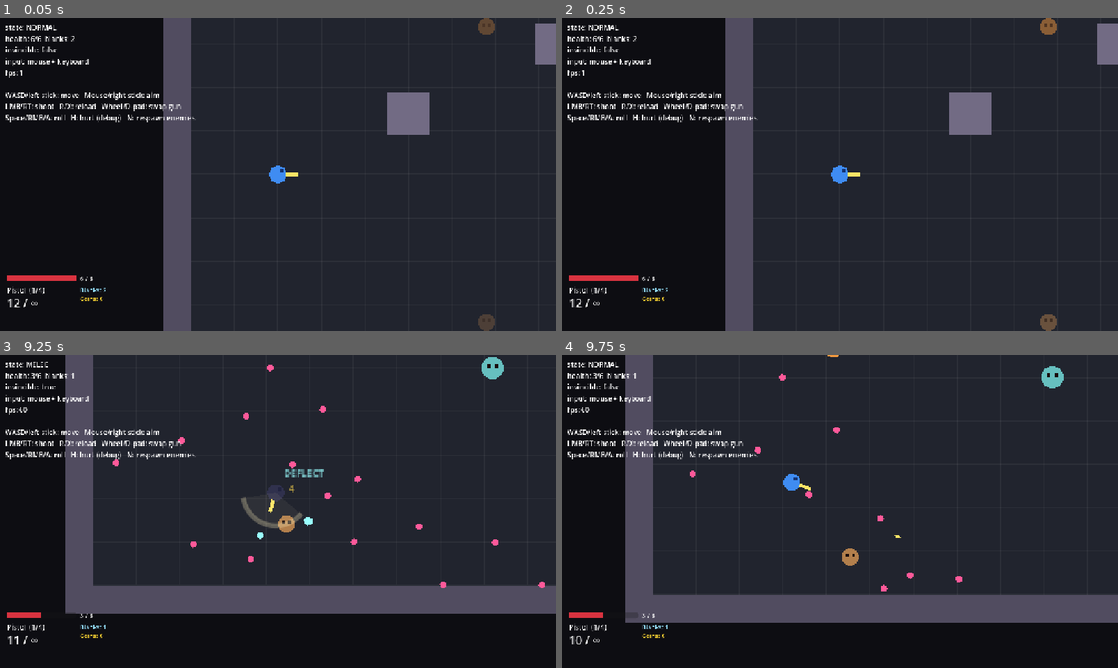
Above: before the commit, frames 1-4 (two rows, left to right).
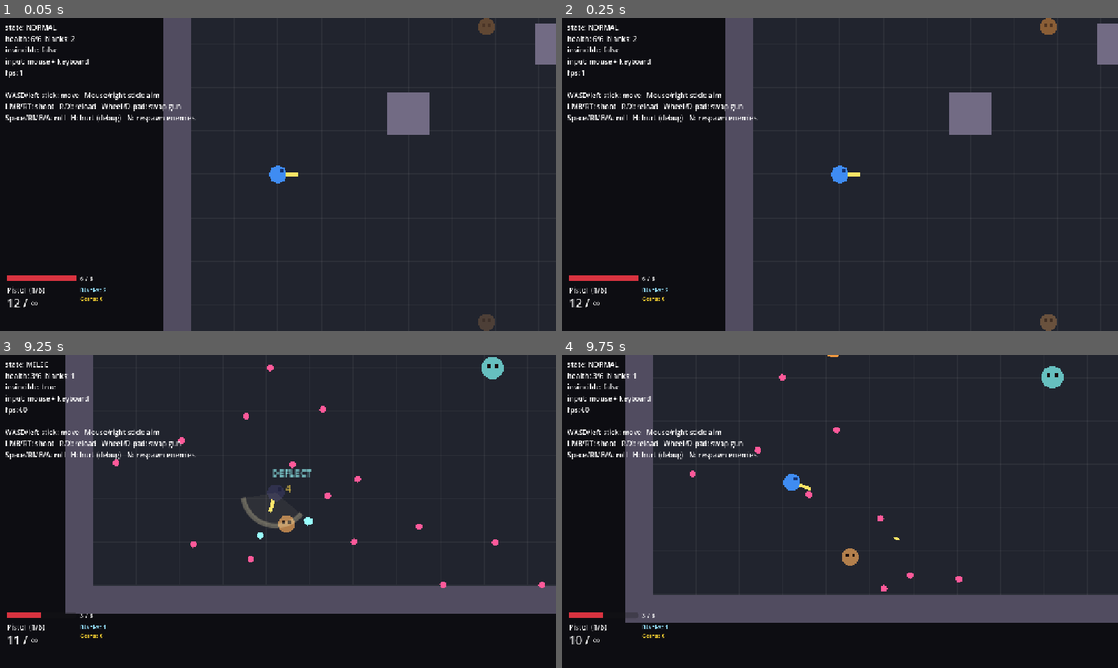
Above: after the commit, the same moments.

Repository: SalemRose/Gungeon-Massive-Ripoff-Edition
Game: Godot game, scene res://levels/test_room/test_room.tscn
Two runs of this game, one before a commit and one after it. Both use one fixed random seed, a clock stepped at 60 frames per second and the inputs below. This scene is started directly instead of the project's main scene.
Inputs (mouse positions are in pixels of both pictures, inside the frame that each line leads up to):
- Up to frame 1 (0.05 s): no input
- Up to frame 2 (0.25 s): no input
- Up to frame 3 (9.25 s): move the mouse to (400, 495) at 0.52 s; press the mouse at (400, 495) at 0.53 s; hold D (move_right) 0.53-1.28 s; tap F (melee) at 0.6, 3.05, 5.85, 9.05 s; move the mouse to (166, 527) at 1.27 s; release the mouse at (166, 527) at 1.28 s; hold S (move_down) 1.28-2.03 s; click (166, 527) at 1.35 s; tap H at 1.55, 2.1, 4.55, 7.55, 8.85 s; move the mouse to (333, 442) at 2.02 s; hold D (move_right) 2.03-2.78 s; tap K at 2.3, 2.85, 5.3, 8.3 s; move the mouse to (250, 574) at 2.77 s; hold W (move_up) 2.78-3.53 s; click (250, 574) at 2.92 s; move the mouse to (444, 558) at 3.52 s; press the mouse at (444, 558) at 3.53 s; hold A (move_left) 3.53-5.03 s; tap Q (blank) at 3.6 s; tap Escape (pause) at 4.15 s; move the mouse to (111, 464) at 4.27 s; release the mouse at (111, 464) at 4.28 s; tap Space (dodge) at 4.35 s; tap R (reload) at 4.9 s; move the mouse to (305, 511) at 5.02 s; hold S (move_down) 5.03-5.78 s; tap E (interact) at 5.1 s; click (305, 511) at 5.17 s; move the mouse to (194, 433) at 5.77 s; hold D (move_right) 5.78-6.53 s; move the mouse to (400, 495) at 6.52 s; press the mouse at (400, 495) at 6.53 s; hold W (move_up) 6.53-7.28 s; move the mouse to (166, 527) at 7.27 s; release the mouse at (166, 527) at 7.28 s; hold D (move_right) 7.28-8.03 s; tap Mouse wheel down (weapon_next) at 7.35 s; click (166, 527) at 7.42 s; move the mouse to (333, 442) at 8.02 s; hold S (move_down) 8.03-8.78 s; hold Mouse wheel up (weapon_prev) 8.03-8.78 s; move the mouse to (250, 574) at 8.77 s; hold A (move_left) from 8.78 s (still down)
- Up to frame 4 (9.75 s): move the mouse to (1006, 558) at 9.52 s; release A (move_left) at 9.53 s; press the mouse at (1006, 558) at 9.53 s; hold W (move_up) from 9.53 s (still down); tap K at 9.6 s

The runs differ from the first frame. In frame 1, less than 0.1% of the frame differs, in the area x 7-8%, y 86-88%; in frame 2, less than 0.1%; in frame 3, 0.2%, in the area x 7-59%, y 36-88%; in frame 4, less than 0.1%.

Commit message:
Step 10a: homing gun (Seeker) and burst gun (Burst Rifle)
Co-Authored-By: Claude Sonnet 5.5 <noreply@anthropic.com>
Claude-Session: https://claude.ai/code/session_01EKLoHM38k4sTvWqdQMzUWo

Diff:
--- a/entities/enemies/enemy.gd
+++ b/entities/enemies/enemy.gd
@@ -158,6 +158,11 @@
 	return true
 
 
+## True while the enemy can be hurt (awake and not dying). Homing bullets use it.
+func can_be_targeted() -> bool:
+	return state == State.IDLE or state == State.WINDUP or state == State.ATTACKING
+
+
 func is_alive() -> bool:
 	return state != State.DEAD
 
--- a/entities/player/player.tscn
+++ b/entities/player/player.tscn
@@ -7,6 +7,8 @@
 [ext_resource type="Resource" path="res://weapons/data/smg.tres" id="5_smg"]
 [ext_resource type="Resource" path="res://weapons/data/shotgun.tres" id="6_shotgun"]
 [ext_resource type="Resource" path="res://weapons/data/ricochet.tres" id="7_ricochet"]
+[ext_resource type="Resource" path="res://weapons/data/seeker.tres" id="8_seeker"]
+[ext_resource type="Resource" path="res://weapons/data/burst_rifle.tres" id="9_burst"]
 
 [sub_resource type="CircleShape2D" id="CircleShape2D_body"]
 radius = 8.0
@@ -46,7 +48,7 @@
 
 [node name="WeaponManager" type="Node" parent="."]
 script = ExtResource("2_wm")
-starting_weapons = Array[ExtResource("3_wd")]([ExtResource("4_pistol"), ExtResource("5_smg"), ExtResource("6_shotgun"), ExtResource("7_ricochet")])
+starting_weapons = Array[ExtResource("3_wd")]([ExtResource("4_pistol"), ExtResource("5_smg"), ExtResource("6_shotgun"), ExtResource("7_ricochet"), ExtResource("8_seeker"), ExtResource("9_burst")])
 
 [node name="Camera2D" type="Camera2D" parent="."]
 zoom = Vector2(2, 2)
--- a/entities/projectiles/bullet.gd
+++ b/entities/projectiles/bullet.gd
@@ -28,6 +28,10 @@
 ## Physics layers this bullet collides with. Default: world (1) + enemies (4).
 @export_flags_2d_physics var hit_mask: int = 5
 @export var color: Color = Color(1.0, 0.9, 0.4)
+## HOMING (player bullets): turn speed toward the nearest enemy in degrees per
+## second, and how far away it can see one. 0 = flies straight.
+@export var homing_turn_rate: float = 0.0
+@export var homing_range: float = 240.0
 
 ## Physics layer bit for walls and other solid level geometry.
 const WORLD_MASK := 1
@@ -39,6 +43,12 @@
 var direction: Vector2 = Vector2.RIGHT
 
 var _age: float = 0.0
+## Typed as Node2D (not Enemy) on purpose: Enemy already refers to Bullet, and two
+## scripts naming each other's class make Godot fail to load them.
+var _homing_target: Node2D
+var _retarget_left: float = 0.0
+## How often a homing bullet looks for a (new) target.
+const HOMING_RETARGET_TIME := 0.12
 ## Things already hit/passed through: the ray ignores them from then on, so a
 ## bullet can't hit the same enemy twice or get stuck inside a rolling player.
 var _ignored: Array[RID] = []
@@ -68,6 +78,7 @@
 	speed *= speed_multiplier
 	bounces = 0
 	pierce = 0
+	homing_turn_rate = 0.0
 	_age = 0.0
 	_ignored.clear()
 	color = new_color
@@ -96,6 +107,9 @@
 		queue_free()
 		return
 
+	if homing_turn_rate > 0.0:
+		_steer_homing(delta)
+
 	var from := global_position
 	var to := from + direction * speed * delta
 	var query := PhysicsRayQueryParameters2D.create(from, to, hit_mask, _ignored)
@@ -105,6 +119,46 @@
 		global_position = to
 	else:
 		_handle_hit(hit)
+
+
+## Turns the bullet toward the nearest reachable enemy (never faster than
+## homing_turn_rate, so a fast turn-around is impossible: it curves).
+func _steer_homing(delta: float) -> void:
+	_retarget_left -= delta
+	if not _can_home_on(_homing_target) or _retarget_left <= 0.0:
+		_retarget_left = HOMING_RETARGET_TIME
+		_homing_target = _find_homing_target()
+	if _homing_target == null:
+		return
+	var wanted := (_homing_target.global_position - global_position).angle()
+	var step := deg_to_rad(homing_turn_rate) * delta
+	var turn := clampf(angle_difference(direction.angle(), wanted), -step, step)
+	direction = direction.rotated(turn)
+	rotation = direction.angle()
+
+
+## The closest living enemy within range with no wall in between, or null.
+func _find_homing_target() -> Node2D:
+	var best: Node2D = null
+	var best_distance := homing_range
+	var space := get_world_2d().direct_space_state
+	for node in get_tree().get_nodes_in_group("enemies"):
+		var enemy := node as Node2D
+		if not _can_home_on(enemy):
+			continue
+		var distance := global_position.distance_to(enemy.global_position)
+		if distance >= best_distance:
+			continue
+		var query := PhysicsRayQueryParameters2D.create(global_position, enemy.global_position, WORLD_MASK)
+		if space.intersect_ray(query).is_empty():
+			best = enemy
+			best_distance = distance
+	return best
+
+
+## Only enemies that can actually be hurt right now are worth chasing.
+func _can_home_on(enemy: Node2D) -> bool:
+	return is_instance_valid(enemy) and enemy.has_method("can_be_targeted") and enemy.can_be_targeted()
 
 
 func _handle_hit(hit: Dictionary) -> void:
--- /dev/null
+++ b/weapons/data/burst_rifle.tres
@@ -0,0 +1,23 @@
+[gd_resource type="Resource" script_class="WeaponData" load_steps=2 format=3]
+
+[ext_resource type="Script" path="res://weapons/weapon_data.gd" id="1_wd"]
+
+[resource]
+script = ExtResource("1_wd")
+display_name = "Burst Rifle"
+color = Color(1, 0.55, 0.3, 1)
+fire_mode = 2
+fire_rate = 2.2
+burst_count = 3
+burst_interval = 0.06
+projectiles_per_shot = 1
+inaccuracy_degrees = 1.5
+damage = 6.0
+bullet_speed = 540.0
+bullet_lifetime = 1.3
+magazine_size = 15
+infinite_ammo = false
+max_reserve_ammo = 135
+starting_reserve_ammo = 75
+reload_time = 1.4
+screen_shake = 1.2
--- /dev/null
+++ b/weapons/data/seeker.tres
@@ -0,0 +1,23 @@
+[gd_resource type="Resource" script_class="WeaponData" load_steps=2 format=3]
+
+[ext_resource type="Script" path="res://weapons/weapon_data.gd" id="1_wd"]
+
+[resource]
+script = ExtResource("1_wd")
+display_name = "Seeker"
+color = Color(0.85, 0.5, 1, 1)
+fire_mode = 0
+fire_rate = 4.0
+projectiles_per_shot = 1
+inaccuracy_degrees = 6.0
+damage = 4.0
+bullet_speed = 300.0
+bullet_lifetime = 2.6
+homing_turn_rate = 260.0
+homing_range = 280.0
+magazine_size = 10
+infinite_ammo = false
+max_reserve_ammo = 100
+starting_reserve_ammo = 50
+reload_time = 1.3
+screen_shake = 1.0
--- a/weapons/weapon.gd
+++ b/weapons/weapon.gd
@@ -27,6 +27,9 @@
 
 var _cooldown_left: float = 0.0
 var _reload_left: float = 0.0
+## BURST guns: shots still to come in the current burst, and the wait for the next.
+var _burst_left: int = 0
+var _burst_timer: float = 0.0
 
 
 func setup(weapon_data: WeaponData, owner_node: Node2D) -> void:
@@ -39,6 +42,7 @@
 
 func _physics_process(delta: float) -> void:
 	_cooldown_left = maxf(0.0, _cooldown_left - delta)
+	_process_burst(delta)
 	if reloading:
 		_reload_left -= delta
 		if _reload_left <= 0.0:
@@ -88,23 +92,14 @@
 	if not can_fire():
 		return false
 
-	var origin := Bullet.safe_spawn_position(shooter, muzzle_position)
-	var count := maxi(1, data.projectiles_per_shot)
-	for i in count:
-		# Evenly spread the bullets across the cone, centred on the aim...
-		var angle := 0.0
-		if count > 1:
-			angle = lerpf(-data.spread_degrees * 0.5, data.spread_degrees * 0.5, float(i) / float(count - 1))
-		# ...then add a little randomness to each one.
-		angle += randf_range(-data.inaccuracy_degrees, data.inaccuracy_degrees)
-		_spawn_bullet(origin, aim.rotated(deg_to_rad(angle)))
-
-	magazine -= 1
+	_shoot(muzzle_position, aim)
 	_cooldown_left = 1.0 / maxf(data.fire_rate, 0.01)
-	fired.emit()
-
-	if magazine == 0 and can_reload():
-		start_reload()  # Gungeon reloads on its own when the magazine runs dry.
+	if data.fire_mode == WeaponData.FireMode.BURST and data.burst_count > 1:
+		# The rest of the burst follows by itself (see _process_burst). The next
+		# click is only possible after the whole burst plus the usual cooldown.
+		_burst_left = data.burst_count - 1
+		_burst_timer = data.burst_interval
+		_cooldown_left += data.burst_interval * float(data.burst_count - 1)
 	return true
 
 
@@ -120,6 +115,7 @@
 func cancel_reload() -> void:
 	reloading = false
 	_reload_left = 0.0
+	_burst_left = 0   # swapping away also drops the rest of a burst
 
 
 func add_ammo(amount: int) -> void:
@@ -127,6 +123,41 @@
 
 
 # --- Internals --------------------------------------------------------------------
+
+## One shot: the bullets of a single trigger pull, one ammo, then the signal.
+func _shoot(muzzle_position: Vector2, aim: Vector2) -> void:
+	var origin := Bullet.safe_spawn_position(shooter, muzzle_position)
+	var count := maxi(1, data.projectiles_per_shot)
+	for i in count:
+		# Evenly spread the bullets across the cone, centred on the aim...
+		var angle := 0.0
+		if count > 1:
+			angle = lerpf(-data.spread_degrees * 0.5, data.spread_degrees * 0.5, float(i) / float(count - 1))
+		# ...then add a little randomness to each one.
+		angle += randf_range(-data.inaccuracy_degrees, data.inaccuracy_degrees)
+		_spawn_bullet(origin, aim.rotated(deg_to_rad(angle)))
+
+	magazine -= 1
+	fired.emit()
+
+	if magazine == 0 and can_reload():
+		start_reload()  # Gungeon reloads on its own when the magazine runs dry.
+
+
+## The follow-up shots of a burst. They aim wherever the player aims NOW, and
+## stop if the player rolls, dies, swaps gun, or the magazine runs out.
+func _process_burst(delta: float) -> void:
+	if _burst_left <= 0:
+		return
+	var player := shooter as Player
+	if player == null or player.state != Player.State.NORMAL or magazine <= 0 or reloading:
+		_burst_left = 0
+		return
+	_burst_timer -= delta
+	if _burst_timer <= 0.0:
+		_burst_left -= 1
+		_burst_timer += data.burst_interval
+		_shoot(player.muzzle.global_position, player.aim_direction)
 
 func _finish_reload() -> void:
 	reloading = false
@@ -148,6 +179,8 @@
 	bullet.lifetime = data.bullet_lifetime
 	bullet.bounces = data.bounces
 	bullet.pierce = data.pierce
+	bullet.homing_turn_rate = data.homing_turn_rate
+	bullet.homing_range = data.homing_range
 	bullet.hit_mask = PLAYER_BULLET_HIT_MASK
 	bullet.color = data.color
 	bullet.direction = direction
--- a/weapons/weapon_data.gd
+++ b/weapons/weapon_data.gd
@@ -14,6 +14,7 @@
 enum FireMode {
 	SEMI,  ## One shot per click. Holding the button does nothing extra.
 	AUTO,  ## Keeps firing while the button is held.
+	BURST, ## One click fires `burst_count` quick shots in a row. (Added last.)
 }
 
 @export var display_name: String = "Gun"
@@ -31,6 +32,11 @@
 ## Random error added to every bullet, +/- degrees. Higher = less accurate.
 @export var inaccuracy_degrees: float = 0.0
 
+## BURST guns only: shots per click, and the pause between them. Every shot
+## costs one bullet of ammo. `fire_rate` then means bursts per second.
+@export var burst_count: int = 3
+@export var burst_interval: float = 0.07
+
 @export_group("Bullet")
 ## Leave empty to use the default bullet. Set it later for guns with their own
 ## bullet art or behaviour.
@@ -45,6 +51,10 @@
 @export var bounces: int = 0
 ## How many enemies a bullet can pass through (0 = stops at the first).
 @export var pierce: int = 0
+## HOMING: how fast the bullet can turn toward an enemy, in degrees per second
+## (0 = flies straight). Only enemies within `homing_range` pixels are chased.
+@export var homing_turn_rate: float = 0.0
+@export var homing_range: float = 240.0
 
 @export_group("Ammo")
 ## Bullets per magazine. A reload refills it from the reserve.
--- a/weapons/weapon_manager.gd
+++ b/weapons/weapon_manager.gd
@@ -51,7 +51,7 @@
 	match current.data.fire_mode:
 		WeaponData.FireMode.AUTO:
 			wants_to_fire = Input.is_action_pressed("shoot")
-		WeaponData.FireMode.SEMI:
+		WeaponData.FireMode.SEMI, WeaponData.FireMode.BURST:
 			wants_to_fire = _shoot_buffer_left > 0.0
 
 	if not wants_to_fire:
@@ -64,8 +64,6 @@
 
 	if current.try_fire(player.muzzle.global_position, player.aim_direction):
 		_shoot_buffer_left = 0.0
-		player.add_shake(current.data.screen_shake)
-		player.play_muzzle_flash()
 
 
 ## Mouse wheel and D-pad produce one-off events, so swapping is handled here
@@ -83,8 +81,15 @@
 	var weapon := Weapon.new()
 	add_child(weapon)
 	weapon.setup(data, player)
+	weapon.fired.connect(_on_weapon_fired.bind(weapon))   # every shot, burst follow-ups included
 	weapons.append(weapon)
 	return weapon
+
+
+## Camera shake and muzzle flash for each shot.
+func _on_weapon_fired(weapon: Weapon) -> void:
+	player.add_shake(weapon.data.screen_shake)
+	player.play_muzzle_flash()
 
 
 func switch_to(index: int) -> void:
Not shown: 1 places in entities/player/player.tscn that only renumber resources
Not shown, changed: ROADMAP.md
